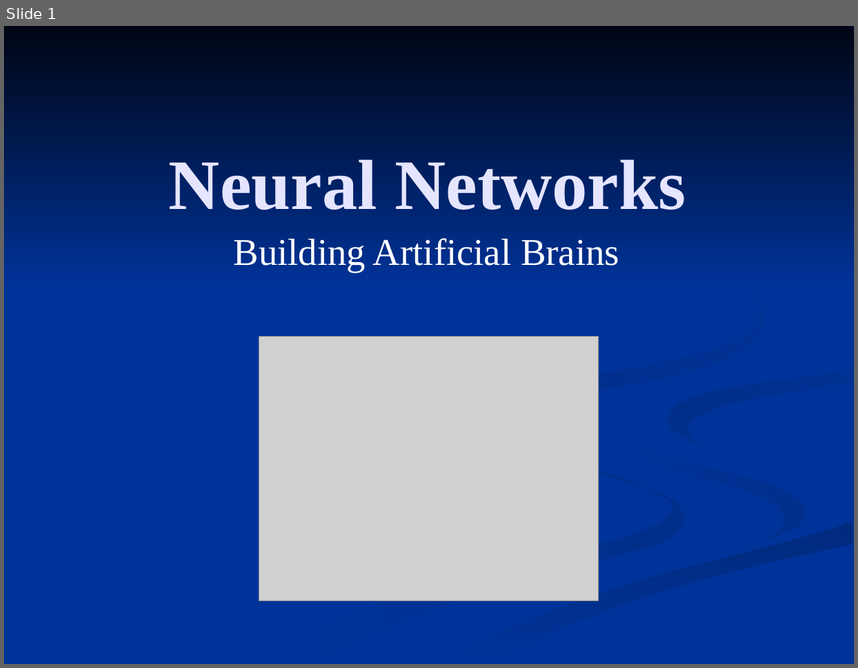
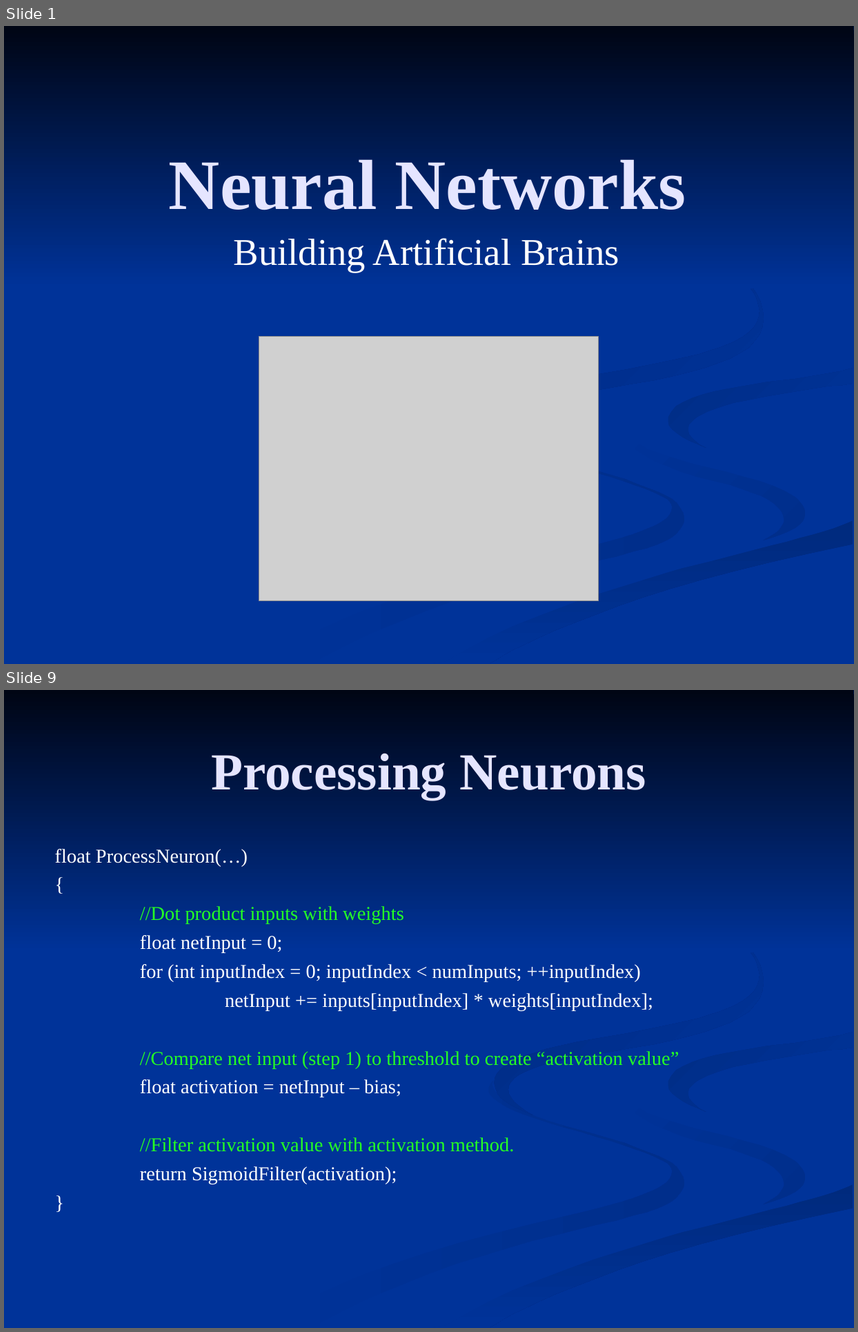
Before and after one commit to FleepyBeepy/Artificial-Intelligence, a slide deck: Lecture Slides/8.2 - Neural Networks.ppt. Shown one above the other, each under a label of ours: slide 1 before the commit, slides 1 and 9 after it; the slides between them are not shown. The pictures are 858x668 and 858x1332 pixels, drawn with LibreOffice and Linux fonts; fonts in the diff are those of the drawing; grey boxes stand for pictures. Boxes give left, top, right and bottom in pixels: in the first picture for what was removed or moved away, otherwise in the second. Text is boxed around its words. In the diff, an @@ line names an element or a change of style, - is before the commit and + after.

```diff
--- a/Lecture Slides/8.2 - Neural Networks.ppt
+++ b/Lecture Slides/8.2 - Neural Networks.ppt
@@ slide 9 added at bbox=[4, 690, 854, 1328], background #003399; not listed: 7 template elements that a slide beside it also shows @@
@@ title added at bbox=[211, 753, 646, 799], 44 pt, text #E5E5FF, bold @@
+Processing Neurons
@@ text added at bbox=[55, 849, 679, 1183], 16.6 pt, text #FFFFFF @@
+float ProcessNeuron(…)
+{
+  //Dot product inputs with weights
+float netInput = 0;
+for (int inputIndex = 0; inputIndex < numInputs; ++inputIndex)
+netInput += inputs[inputIndex] * weights[inputIndex];
+//Compare net input (step 1) to threshold to create “activation value”
+float activation = netInput – bias;
+//Filter activation value with activation method.
+return SigmoidFilter(activation);
+}
```
Also in this commit, not shown: 3 other slides changed, 12 other slides added, 2 slides removed, 1 other file.
